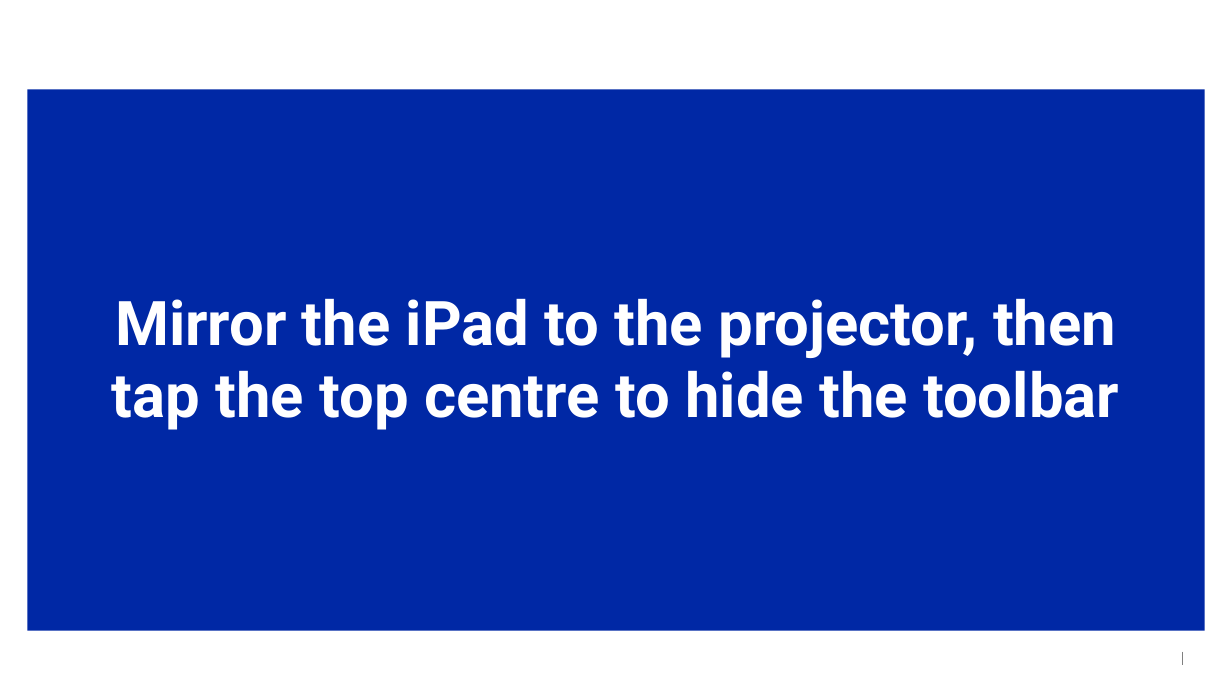
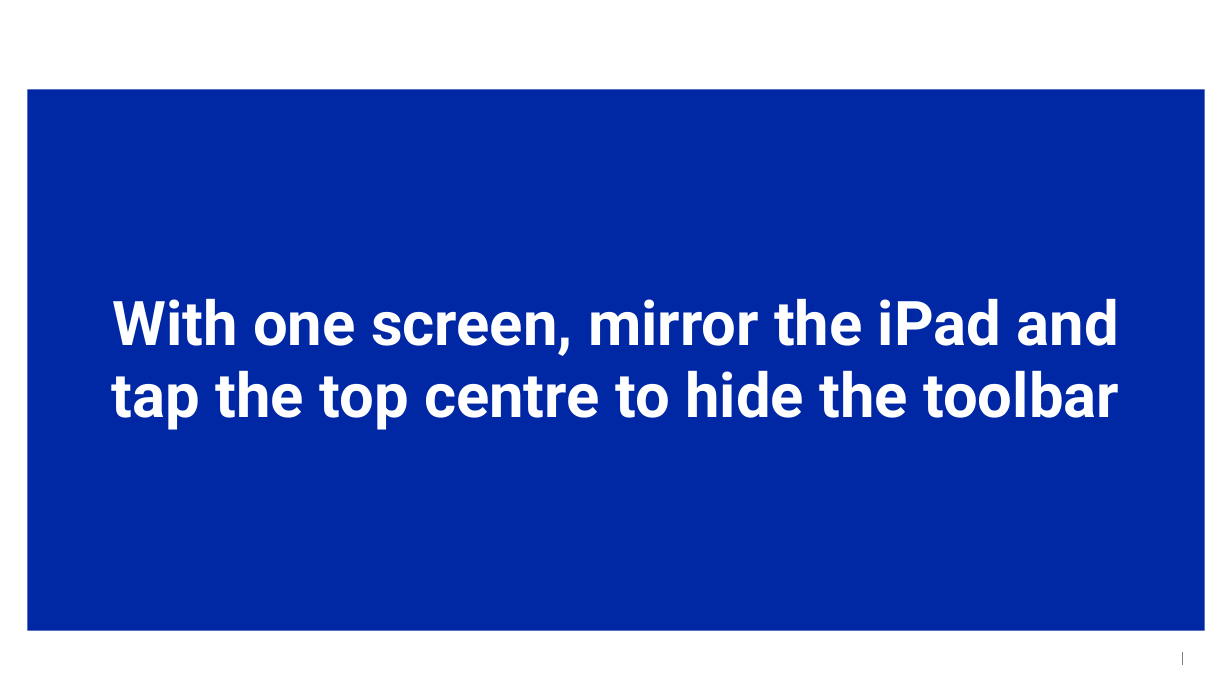
Before and after one commit to tessonec/bdlt-pdf-presenter, a slide deck: slide 9 of source/guide-deck.pptx. Drawn at 1232x693 pixels with LibreOffice and Linux fonts; fonts in the diff are those of the drawing; background and template pictures are left out. Boxes give left, top, right and bottom in pixels: in the first picture for what was removed or moved away, otherwise in the second. Text is boxed around its words. In the diff, an @@ line names an element or a change of style, - is before the commit and + after.

```diff
--- a/source/guide-deck.pptx
+++ b/source/guide-deck.pptx
@@ title at [112, 298, 1119, 430]: text changed @@
-Mirror the iPad to the projector, then tap the top centre to hide the toolbar
+With one screen, mirror the iPad and tap the top centre to hide the toolbar
```
Also in this commit, not shown: 2 other slides changed, 1 slide added, 3 other files.
